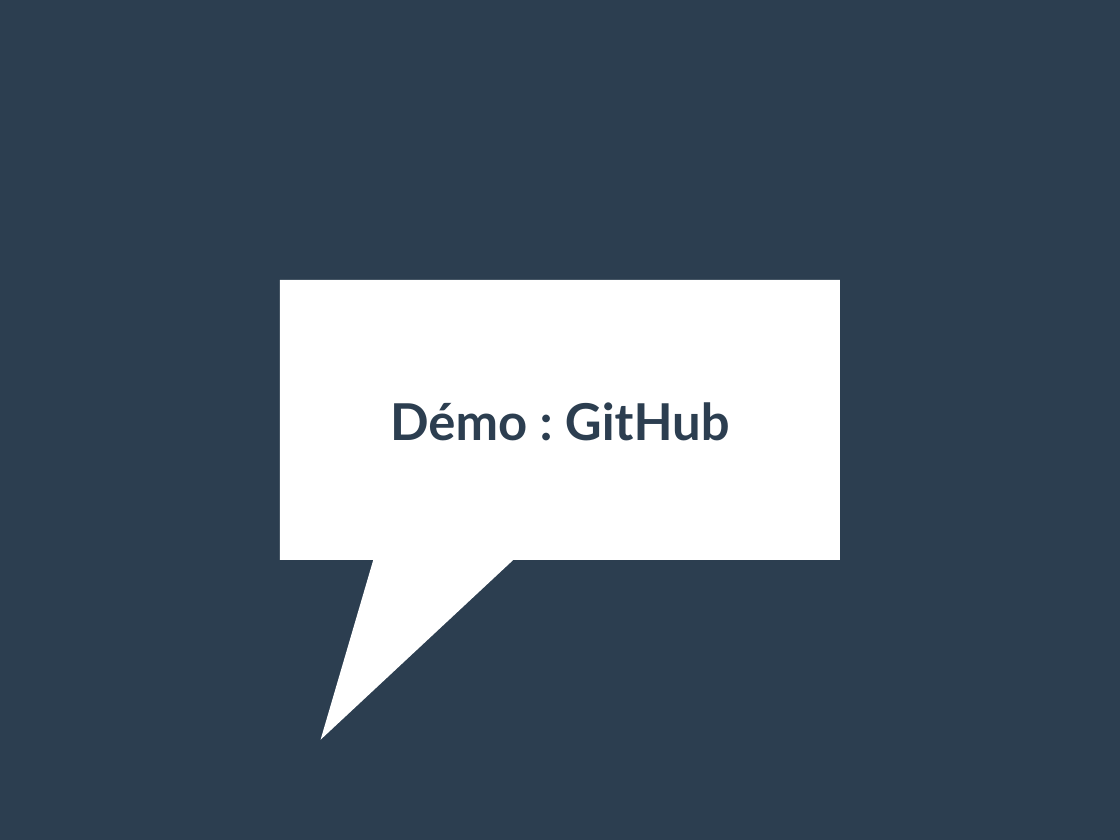
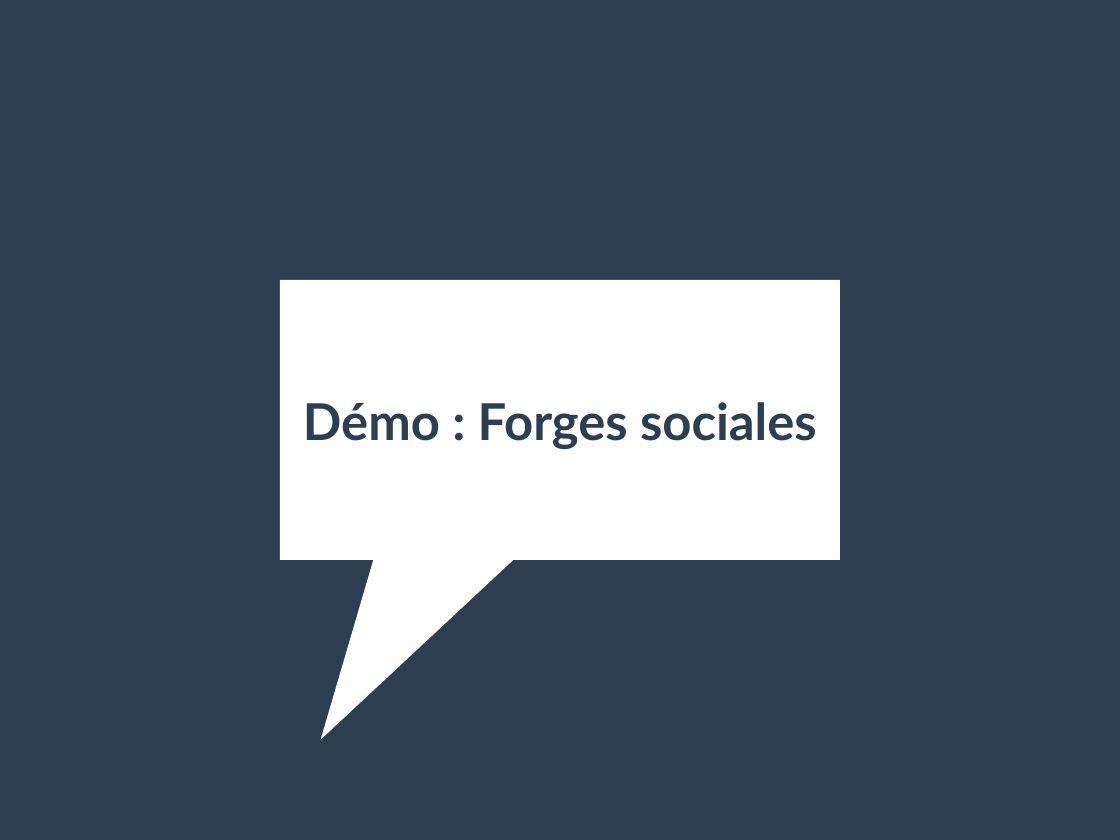
Before and after one commit to pushou/formation-git, a slide deck: slide 11 of 5-Reseau.odp. Drawn at 1120x840 pixels with LibreOffice and Linux fonts; fonts in the diff are those of the drawing. Boxes give left, top, right and bottom in pixels: in the first picture for what was removed or moved away, otherwise in the second. Text is boxed around its words. In the diff, an @@ line names an element or a change of style, - is before the commit and + after.

```diff
--- a/5-Reseau.odp
+++ b/5-Reseau.odp
@@ title at bbox=[303, 402, 817, 449]: text changed @@
-Démo : GitHub
+Démo : Forges sociales
```
Also in this commit, not shown: 2 other slides changed, 1 other file.
